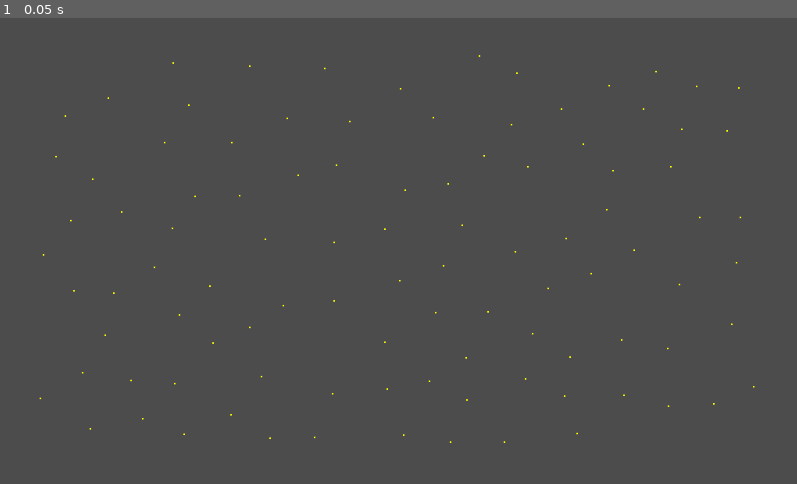
Above: before the commit, frame 1.
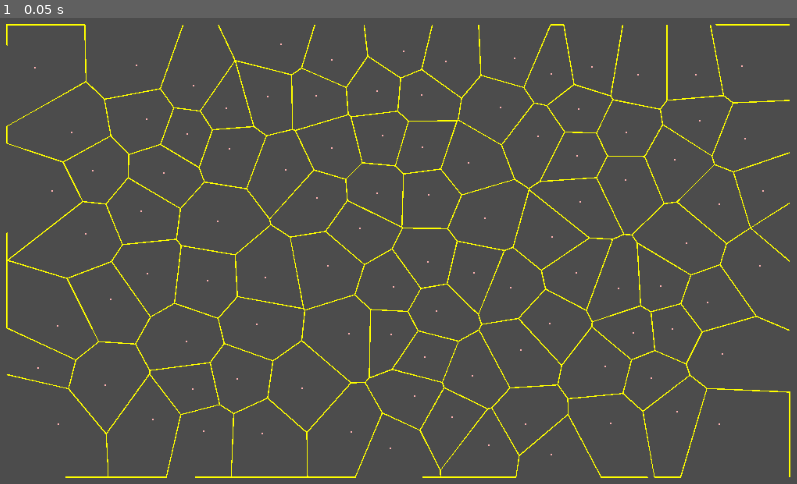
Above: after the commit, the same moment.

Repository: MichaelReel/2DMapGen
Game: Godot game, scene res://Fortunes.tscn
Two runs of this game, one before a commit and one after it. Both use one fixed random seed, a clock stepped at 60 frames per second and the inputs below. This scene is started directly instead of the project's main scene.
Inputs:
- Up to frame 1 (0.05 s): no input

The runs differ from the first frame. In frame 1, 5.4% of the frame differs, in the area x 0-100%, y 1-99%.

Commit message:
Produced the voronoi graph using a somewhat shonky version of fortunes algoritm.

Diff:
--- a/Fortunes.gd
+++ b/Fortunes.gd
@@ -3,20 +3,23 @@
 const POINT_COUNT = 100
 const MIN_PROX = 50
 const MIN_SQRD_PROX = MIN_PROX * MIN_PROX
-const MARGIN = 50
+const MARGIN = 25
 const TRY_LIMIT = 10000
 
 onready var width : int = rect_size.x
 onready var height : int = rect_size.y
-onready var vector_array : VectorArray = VectorArray.new()
+onready var Algorithm = load("res://lib/FortunesVoronoi.gd")
 
-class VectorArray:
+var init_sites : SortedVectorArray
+var result_sites : Array
+
+class SortedVectorArray:
 	var x_sorted : Array = []
 
-	func insert(entry : Vector2) -> bool:
-		var x_ind = x_sorted.bsearch_custom(entry, VectorArray, "_sort_x")
+	func insert(entry : Vector2, enforce_distancing : bool = false) -> bool:
+		var x_ind = x_sorted.bsearch_custom(entry, SortedVectorArray, "_sort_x")
 		# Check proximity to closest along x and y
-		if _local_too_near(entry):
+		if enforce_distancing and _local_too_near(entry):
 			return false
 		# Okay, insert
 		x_sorted.insert(x_ind, entry)
@@ -27,8 +30,8 @@
 
 	func _local_too_near(entry : Vector2) -> bool:
 		# find any other vectors within the given hortz range
-		var x_start_ind = x_sorted.bsearch_custom(entry + Vector2(-MIN_PROX, 0), VectorArray, "_sort_x")
-		var x_end_ind = x_sorted.bsearch_custom(entry + Vector2(MIN_PROX, 0), VectorArray, "_sort_x")
+		var x_start_ind = x_sorted.bsearch_custom(entry + Vector2(-MIN_PROX, 0), self, "_sort_x")
+		var x_end_ind = x_sorted.bsearch_custom(entry + Vector2(MIN_PROX, 0), self, "_sort_x")
 
 		for by_x in x_sorted.slice(x_start_ind, x_end_ind):
 			if _too_near(entry, by_x):
@@ -39,26 +42,15 @@
 		return a.distance_squared_to(b) < MIN_SQRD_PROX
 
 func _ready():
-#	# Create a quick background texture (mostly for debug/contrast)
-#	var imageTexture := ImageTexture.new()
-#	var noise : OpenSimplexNoise = OpenSimplexNoise.new()
-#	var noiseImage : Image = noise.get_image(width, height)
-#	imageTexture.create_from_image(noiseImage)
-#	self.texture = imageTexture
+	init_sites = create_sites(0)
 
-	# First create a set of "sites". Should be random but fairly well spread out
-	var x_extent : int =  width - MARGIN * 2
-	var y_extent : int =  height - MARGIN * 2
-	for _i in range(0, POINT_COUNT):
-		var tries_left : int = POINT_COUNT
-		var inserted : bool = false
-		while not inserted and tries_left > 0:
-			inserted = vector_array.insert(Vector2(MARGIN + randi() % x_extent, MARGIN + randi() % y_extent))
-			tries_left -= 1
-		if tries_left <= 0:
-			print ("Try limit reached, recommend lowering POINT_COUNT or MIN_PROX")
-			break
+	var algorithm = Algorithm.new()
 
+	algorithm.set_bounds_2D(Rect2(Vector2.ZERO, rect_size))
+	result_sites = algorithm.get_voronoi_2D(init_sites.x_sorted)
+
+#	for rsite in result_sites:
+#		rsite.bounds.append(rsite.bounds[0])
 
 func _draw():
 	# Take advantage of the inherited CanvasItem capability
@@ -66,5 +58,24 @@
 	var yellow = Color(1.0, 1.0, 0.0, 1.0)
 	var pink = Color(1.0, 0.7, 0.7, 1.0)
 	# Show points:
-	for p in vector_array.x_sorted:
-		draw_circle(p, 1.5, yellow)
+
+	for rsite in result_sites:
+		draw_circle(rsite.nucleus, 1.5, pink)
+		draw_polyline(rsite.bounds, yellow, 1.5)
+
+func create_sites(rseed : int):
+	seed(rseed)
+	var site_list : SortedVectorArray = SortedVectorArray.new()
+	# Create a set of "sites". Should be random but fairly well spread out
+	var x_extent : int =  width - MARGIN * 2
+	var y_extent : int =  height - MARGIN * 2
+	for _i in range(0, POINT_COUNT):
+		var tries_left : int = POINT_COUNT
+		var inserted : bool = false
+		while not inserted and tries_left > 0:
+			inserted = site_list.insert(Vector2(MARGIN + randi() % x_extent, MARGIN + randi() % y_extent), true)
+			tries_left -= 1
+		if tries_left <= 0:
+			print ("Try limit reached, recommend lowering POINT_COUNT or MIN_PROX")
+			break
+	return site_list
--- a/Fortunes.tscn
+++ b/Fortunes.tscn
@@ -3,8 +3,10 @@
 [ext_resource path="res://Fortunes.gd" type="Script" id=1]
 
 [node name="Fortunes" type="TextureRect"]
-margin_right = 1024.0
-margin_bottom = 600.0
+margin_left = 10.0
+margin_top = 10.0
+margin_right = 1012.0
+margin_bottom = 590.0
 script = ExtResource( 1 )
 __meta__ = {
 "_edit_use_anchors_": false
--- /dev/null
+++ b/lib/FortunesVoronoi.gd
@@ -0,0 +1,718 @@
+extends Node
+
+# Input set of sites as Vector3s with x and z set
+var delaunay_verts = []
+
+var bounds : = AABB(Vector3.ZERO, Vector3.ONE)
+const IMPROVE_SPEED = 1.5
+
+var sweep_loc = bounds.end.z
+var sites = []            # Points - need this?
+var edge_list = []        # VoronoiEdge
+
+var break_points = BreakPointSet.new()
+var arcs = ArcMap.new()
+var events = EventSet.new()
+
+var generation_time = 0.0 # How long does vonoroi take?
+var status_text = ""      # Status text
+
+var surfTool = SurfaceTool.new() # need to generate mesh
+var done = false
+
+func set_bounds_2D(bounds_2d : Rect2):
+	bounds = AABB(Vector3(bounds_2d.position.x, 0.0, bounds_2d.position.y), Vector3(bounds_2d.end.x, 1.0, bounds_2d.end.y))
+
+func get_voronoi_2D(vector_array : Array) -> Array:
+	# Transpose 2D positions into 3D coords
+	for vect in vector_array:
+		delaunay_verts.append(Vector3(vect.x, 0.0, vect.y))
+
+	create_voronoi_graph()
+
+	var results := []
+	for site in sites:
+		var res_site = ResultSite2D.new(Vector2(site.x, site.z))
+		for point in site.bound_verts:
+			res_site.add(Vector2(point.x, point.z))
+		results.append(res_site)
+
+	return results
+
+class ResultSite2D:
+	var nucleus : Vector2
+	var bounds : PoolVector2Array
+
+	func _init(n : Vector2):
+		nucleus = n
+		bounds  = PoolVector2Array()
+
+	func add(vect : Vector2):
+		bounds.append(vect)
+
+class Point:
+	const EPSILON = 0.0000001
+	var x
+	var z
+	var _vect # only create if distance_to gets called
+	func _init(nx, nz):
+		x = nx
+		z = nz
+
+	func compare_to(o):
+		if x == o.x or (is_nan(x) and is_nan(o.x)):
+			if z == o.z: return 0
+			return -1 if z < o.z else 1
+		return -1 if x < o.x else 1
+
+	static func float_equals(a, b):
+		if a == b: return true
+		return abs(a - b) < EPSILON * max(abs(a), abs(b))
+
+	func equals(o):
+		return float_equals(x, o.x) and float_equals(z, o.z)
+
+	func min_z_ordered_compare_to(o):
+		if z < o.z: return 1
+		if z > o.z: return -1
+		if x == o.x: return 0
+		return -1 if x < o.x else 1
+
+	func mid_point(o, set_point):
+		set_point.x = (x + o.x) / 2.0
+		set_point.z = (z + o.z) / 2.0
+		return set_point
+
+	static func ccw(a, b, c):
+		# Returns -1: clockwise, 0: collinear, 1:anti-clockwise
+		var area2 = (b.x - a.x) * (c.z - a.z) - (b.z - a.z) * (c.x - a.x)
+		if area2 < 0:
+			return -1
+		elif area2 > 0:
+			return +1
+		else:
+			return 0
+
+	func distance_to(that):
+		if not _vect: _vect = Vector2(x,z)
+		if not that._vect: that._vect = Vector2(that.x,that.z)
+		return _vect.distance_to(that._vect)
+
+	func get_xz_vertex():
+		return Vector3(x, 0.0, z)
+
+	func _str():
+		return "[" + str(self.get_instance_id()) + ":(" + str(x) + "," + str(z) + ")]"
+
+class Bounds:
+	# Used by site point to check bounds breaches
+	var boundary
+	func _init(bounds : AABB):
+		# The order here might need corrected:
+		boundary = [ \
+			Point.new(bounds.position.x, bounds.position.z), \
+			Point.new(bounds.end.x, bounds.position.z), \
+			Point.new(bounds.end.x, bounds.end.z), \
+			Point.new(bounds.position.x, bounds.end.z) \
+		]
+
+	static func is_inside(a, b, c):
+		return Point.ccw(a, b, c) > 0
+
+	static func intersection(a, b, p, q):
+		var A1 = b.z - a.z
+		var B1 = a.x - b.x
+		var C1 = A1 * a.x + B1 * a.z
+
+		var A2 = q.z - p.z
+		var B2 = p.x - q.x
+		var C2 = A2 * p.x + B2 * p.z
+
+		var det = A1 * B2 - A2 * B1
+		var x = (B2 * C1 - B1 * C2) / det
+		var z = (A1 * C2 - A2 * C1) / det
+
+		return Point.new(x, z)
+
+	func clip_site(site):
+		var result = site.get_edge_vertices()  # becomes input on first iter
+		var blen = len(boundary)
+		var intersected = false
+		for i in blen:
+
+			var vlen = len(result)
+			var input = result
+			result = []
+
+			var A = boundary[(i + blen - 1) % blen]
+			var B = boundary[i]
+
+			for j in vlen:
+				var P = input[(j + vlen -1) % vlen]
+				var Q = input[j]
+
+				if is_inside(A, B, Q):
+					if not is_inside(A, B, P):
+						result.append(intersection(A, B, P, Q))
+						intersected = true
+					result.append(Q)
+				elif is_inside(A, B, P):
+					result.append(intersection(A, B, P, Q))
+					intersected = true
+
+		site.bound_verts = result
+
+class SitePoint:
+	extends Point
+	var site_edges
+	var bound_verts
+
+	func _init(nx, nz).(nx, nz):
+		site_edges = []
+
+	func add_edge(edge):
+		if not site_edges.has(edge):
+			site_edges.append(edge)
+
+	func sort_vertices(a, b):
+		# Probably won't work :-(
+		return Point.ccw(a, b, self) <= 0
+
+	func get_edge_vertices():
+		var vertices = []
+		for edge in site_edges:
+			for point in [edge.p1, edge.p2]:
+				if not vertices.has(point):
+					var ins_ind = vertices.bsearch_custom(point, self, "sort_vertices")
+					vertices.insert(ins_ind, point)
+		return vertices
+
+class Event:
+	var p
+	func _init(point):
+		p = point
+
+	func compare_to(o):
+		return p.min_z_ordered_compare_to(o.p)
+
+class CircleEvent:
+	var p
+	var arc
+	var vert
+	func _init(a, point, v):
+		p = point
+		arc = a
+		vert = v
+
+	func compare_to(o):
+		return p.min_z_ordered_compare_to(o.p)
+
+class ArcKey:
+	static func compare(this, that):
+		var my_left = this.get_left()
+		var my_right = this.get_right()
+		var your_left = that.get_left()
+		var your_right = that.get_right()
+
+		# If one arc contains the query, say they're the same
+		if (that.arc_query or this.arc_query) and\
+				((my_left.x <= your_left.x and my_right.x >= your_right.x) or\
+				(your_left.x <= my_left.x and your_right.x >= my_right.x)):
+			return 0
+
+		if my_left.x == your_left.x and my_right.x == your_right.x:
+			return 0
+		if my_left.x >= your_right.x:
+			return 1
+		if my_right.x <= your_left.x:
+			return -1
+
+		var my_mid = my_left.mid_point(my_right, Point.new(0,0))
+		var your_mid = your_left.mid_point(your_right, Point.new(0,0))
+		return my_mid.compare_to(your_mid)
+
+class ArcQuery:
+	extends ArcKey
+	var p
+	var arc_query = true
+	func _init(point):
+		p = point
+
+	func get_right():
+		return p
+
+	func get_left():
+		return p
+
+	func compare_to(o):
+		return compare(self, o)
+
+class Arc:
+	extends ArcKey
+	var v          # Voronoi Graph - What for ?
+	var left       # BreakPoint
+	var right      # BreakPoint
+	var site
+	var arc_query = false
+	func _init(l, r, s, voronoi):
+		v = voronoi
+		if s:
+			site = s
+		else:
+			left = l
+			right = r
+			site = left.s2 if left else right.s1
+
+	func compare_to(o):
+		return compare(self, o)
+
+	func get_right():
+		if right:
+			return right.get_point()
+		return Point.new(INF, INF)
+
+	func get_left():
+		if left:
+			return left.get_point()
+		return Point.new(-INF, INF)
+
+	func check_circle():
+		if not left or not right:
+			return null
+		if Point.ccw(left.s1, site, right.s2) != -1:
+			return null
+		return left.get_edge().intersection(right.get_edge())
+
+class VoronoiEdge:
+	var site1
+	var site2
+	var m        # - parameters for line edge rests on
+	var b        # /
+	var is_vertical
+	var is_horizontal
+	var p1
+	var p2
+	func _init(s1, s2):
+		site1 = s1
+		site2 = s2
+		site1.add_edge(self)
+		site2.add_edge(self)
+		# Work out the gradient
+		is_vertical = (s1.z == s2.z)
+		is_horizontal = (s1.x == s2.x)
+		var midpoint = s1.mid_point(s2, Point.new(0,0))
+		if is_vertical:
+			m = INF
+			b = 0
+		elif is_horizontal:
+			m = 0
+			b = midpoint.z
+		else:
+			m = -1.0 / ((s1.z - s2.z) / (s1.x - s2.x))
+			b = midpoint.z - m * midpoint.x
+
+	func intersection(that):
+		if m == that.m and b != that.b and is_vertical == that.is_vertical:
+			# No intersection
+			return null
+		if is_horizontal and that.is_horizontal and b != that.b:
+			# Can't intersect either
+			return null
+		var x
+		var z
+		if is_vertical:
+			x = (site1.x + site2.x) / 2.0
+			z = that.m * x + that.b
+		elif that.is_vertical:
+			x = (that.site1.x + that.site2.x) / 2.0
+			z = m * x + b
+		else:
+			x = (that.b - b) / (m - that.m)
+			z = m * x + b
+		return Point.new(x, z)
+
+class BreakPoint:
+	var v               # Voronoi Graph - For the sweep loc ?
+	var s1              # Point
+	var s2              # Point
+	var e               # VoronoiEdge
+	var is_edge_left    # bool
+	var edge_begin      # Point
+	var cache_sweep_loc # float
+	var cache_point     # Point
+	func _init(left, right, edge, edge_left, voronoi):
+		v = voronoi
+		s1 = left
+		s2 = right
+		e = edge
+		is_edge_left = edge_left
+		edge_begin = get_point()
+
+	static func sq(f):
+		return f * f
+
+	func finish(vert):
+		if not vert:
+			vert = get_point()
+		if is_edge_left:
+			e.p1 = vert
+		else:
+			e.p2 = vert
+
+	func get_point():
+		var l = v.sweep_loc
+		if l == cache_sweep_loc:
+			return cache_point
+		cache_sweep_loc = l
+		var x
+		var z
+
+		# Handle grid line cases
+		if s1.z == s2.z:
+			# Handle Horizontal line case - on sweep loc
+			if s1.z == l:
+				x = (s1.x + s2.x) / 2.0
+				z = INF
+			else:
+				# Handle vertical line case
+				x = (s1.x + s2.x) / 2.0
+				# parabola focus-directrix definition ?
+				z = (sq(x - s1.x) + sq(s1.z) - sq(l)) / (2.0 * (s1.z - l))
+		else:
+			# Intersect the line of the edge with the parabola of the higher point
+			var px = s1.x if s1.z > s2.z else s2.x
+			var pz = s1.z if s1.z > s2.z else s2.z
+			var m = e.m
+			var b = e.b
+			var d = 2.0 * (pz - l)
+
+			# Quadratic
+			var A = 1
+			var B = -2 * px - d * m
+			var C = sq(px) + sq(pz) - sq(l) - d * b
+			var sgn = -1 if s1.z > s2.z else 1
+			var det = sq(B) - 4.0 * A * C
+
+			# Fix tiny negative determinant
+			if det <= 0:
+				x = -B / (2.0 * A)
+			else:
+				x = (-B + sgn * sqrt(det)) / (2.0 * A)
+			z = m * x + b
+		cache_point = Point.new(x, z)
+		return cache_point
+
+	func get_edge():
+		return e
+
+class BreakPointSet:
+	# Just allow add remove of break points,
+	# It's a set, so no duplicates
+	var break_points
+	func _init():
+		break_points = []
+
+	func clear():
+		break_points.clear()
+
+	func finish():
+		# Call .finish() on all breakpoints
+		for bp in break_points:
+			bp.finish(null)
+
+	func add(bp):
+		if not break_points.has(bp):
+			break_points.append(bp)
+
+	func remove(bp):
+		break_points.erase(bp)
+
+class Sort:
+	static func sort(a, b):
+		return a.compare_to(b) < 0
+
+class ArcMap:
+	# Maintain a sorted list of arcs
+	# with optional mappings to events
+	var keys
+	var key_values
+	func _init():
+		keys = []
+		key_values = {}
+
+	func clear():
+		keys.clear()
+		key_values.clear()
+
+	func put(arc, event):
+		if not keys.has(arc):
+			var ins_ind = keys.bsearch_custom(arc, Sort, "sort")
+			keys.insert(ins_ind, arc)
+		if event:
+			key_values[arc] = event
+
+	func empty():
+		return keys.empty()
+
+	func size():
+		return len(keys)
+
+	func floor_entry(arc):
+		# Returns an arc associated with the greatest key
+		# less than or equal to the given key,
+		# or null if there is nothing lower.
+		var ins_ind = keys.bsearch_custom(arc, Sort, "sort")
+		if arc.compare_to(keys[ins_ind]) == 0:
+			return keys[ins_ind]
+		elif ins_ind > 0:
+			return keys[ins_ind - 1]
+		return null
+
+	func lower_entry(arc):
+		# Returns an arc associated with the greatest key
+		# strictly less than the given key, or null if there is no such key.
+		var ins_ind = keys.bsearch_custom(arc, Sort, "sort")
+		if ins_ind > 0:
+			return keys[ins_ind - 1]
+		return null
+
+	func higher_entry(arc):
+		# Returns an arc associated with the least key strictly
+		# greater than the given key, or null if there is no such key
+		var ins_ind = keys.bsearch_custom(arc, Sort, "sort", false)
+		if ins_ind >= keys.size():
+			return null
+		return keys[ins_ind]
+
+	func remove(arc):
+		if keys.has(arc):
+			if key_values.has(arc):
+				key_values.erase(arc)
+			keys.erase(arc)
+
+	func value(arc):
+		# Get Event, if one is mapped
+		if key_values.has(arc):
+			return key_values[arc]
+		return null
+
+class EventSet:
+	# TreeSet<Event>
+	var events
+	func _init():
+		events = []
+
+	func clear():
+		events.clear()
+
+	func add(event):
+		if not events.has(event):
+			var ins_ind = events.bsearch_custom(event, Sort, "sort")
+			events.insert(ins_ind, event)
+
+	func remove(event):
+		if events.has(event):
+			events.erase(event)
+
+	func empty():
+		return events.empty()
+
+	func poll_first():
+		return events.pop_front()
+
+func create_voronoi_graph():
+
+	sweep_loc = bounds.end.z
+	sites.clear()
+	edge_list.clear()
+	break_points.clear()
+	arcs.clear()
+	events.clear()
+
+	# Convert delaunay_verts to Points
+	for dv in delaunay_verts:
+		# Check points are valid to begin with
+		if dv.x > bounds.end.x or dv.x < bounds.position.x or dv.z > bounds.end.z or dv.z < bounds.position.z:
+			print ("Invalid input: ", str(dv))
+			return
+		var site = SitePoint.new(dv.x, dv.z)
+		sites.append(site)
+		events.add(Event.new(site))
+
+	# Parse events until the list is empty
+	var e_p = 0
+	while not events.empty():
+		var cur = events.poll_first()
+		sweep_loc = cur.p.z
+		# Handle different events
+		if cur is Event:
+			handle_site_event(cur)
+		elif cur is CircleEvent:
+			handle_circle_event(cur)
+		else:
+			print ("Unknown event type: ", var2str(cur))
+		e_p += 1
+
+	# Handling infinite points
+	sweep_loc = bounds.position.z
+	break_points.finish()
+
+	# Need to remove edges that aren't connected at both ends
+	# Not doing this leaves some terrible artifacts in the graph
+	# Doing this kills off some of the cells on the boundaries,
+	# but is probably the lesser of 2 evils here
+	for edge in edge_list:
+		# for each edge in site, see how many have points that connect to this one
+		var match1 = false
+		var match2 = false
+		for site in [edge.site1, edge.site2]:
+			for o_edge in site.site_edges:
+				if edge == o_edge:
+					continue
+				if edge.p1.equals(o_edge.p1) or edge.p1.equals(o_edge.p2):
+					match1 = true
+				if edge.p2.equals(o_edge.p1) or edge.p2.equals(o_edge.p2):
+					match2 = true
+		if not (match1 and match2):
+			edge.site1.site_edges.erase(edge)
+			edge.site2.site_edges.erase(edge)
+			# print ("removing edge from sites ", str(edge.site1), ", ", str(edge.site2))
+
+	# For each site, tidy up edges that exit the bounds
+	var bounds_edit = Bounds.new(bounds)
+	for site in sites:
+		bounds_edit.clip_site(site)
+
+func handle_site_event(cur):
+	# Deal with first point case
+	if arcs.empty():
+		arcs.put(Arc.new(null, null, cur.p, self), null)
+		return
+
+	# Find the arc above this site
+	var arc_above = arcs.floor_entry(ArcQuery.new(cur.p))
+
+	# Deal with the degenerate case where the first two points are at the same y value
+	if arcs.empty() and abs(arc_above.site.z - cur.p.z) < Point.EPSILON:
+		var new_edge = VoronoiEdge.new(arc_above.site, cur.p)
+		new_edge.p1 = Point.new((cur.p.x + arc_above.site.x) / 2.0, INF)
+		var new_break = BreakPoint.new(arc_above.site, cur.p, new_edge, false, self)
+		break_points.add(new_break)
+		edge_list.append(new_edge)
+		var arc_left = Arc.new(null, new_break, null, self)
+		var arc_right = Arc.new(new_break, null, null, self)
+		arcs.remove(arc_above)
+		arcs.put(arc_left, null)
+		arcs.put(arc_right, null)
+		return
+
+	var false_ce = arcs.value(arc_above)
+	if false_ce:
+		events.remove(false_ce)
+
+	var break_l = arc_above.left
+	var break_r = arc_above.right
+	var new_edge = VoronoiEdge.new(arc_above.site, cur.p)
+	edge_list.append(new_edge)
+	var new_break_l = BreakPoint.new(arc_above.site, cur.p, new_edge, true, self)
+	var new_break_r = BreakPoint.new(cur.p, arc_above.site, new_edge, false, self)
+	break_points.add(new_break_l)
+	break_points.add(new_break_r)
+
+	var arc_left = Arc.new(break_l, new_break_l, null, self)
+	var center = Arc.new(new_break_l, new_break_r, null, self)
+	var arc_right = Arc.new(new_break_r, break_r, null, self)
+
+	arcs.remove(arc_above)
+	arcs.put(arc_left, null)
+	arcs.put(center, null)
+	arcs.put(arc_right, null)
+
+	check_for_circle_event(arc_left)
+	check_for_circle_event(arc_right)
+
+func handle_circle_event(ce):
+	arcs.remove(ce.arc)
+	ce.arc.left.finish(ce.vert)
+	ce.arc.right.finish(ce.vert)
+	break_points.remove(ce.arc.left)
+	break_points.remove(ce.arc.right)
+
+	var entry_right = arcs.higher_entry(ce.arc)
+	var entry_left = arcs.lower_entry(ce.arc)
+	var arc_right = null
+	var arc_left = null
+	var ce_arc_left = ce.arc.get_left() # Arc.left is breakpoint Arc.get_left is Point
+	var cocircular_junction = ce.arc.get_right().equals(ce_arc_left)
+
+	if entry_right:
+		arc_right = entry_right
+		while cocircular_junction and arc_right.get_right().equals(ce_arc_left):
+			arcs.remove(arc_right)
+			arc_right.left.finish(ce.vert)
+			arc_right.right.finish(ce.vert)
+			break_points.remove(arc_right.left)
+			break_points.remove(arc_right.right)
+
+			var false_ce = arcs.value(entry_right)
+			if false_ce:
+				events.remove(false_ce)
+
+			entry_right = arcs.higher_entry(arc_right)
+			arc_right = entry_right
+
+		var false_ce = arcs.value(entry_right)
+		if false_ce:
+			events.remove(false_ce)
+			arcs.put(arc_right, null)
+
+	if entry_left:
+		arc_left = entry_left
+		while cocircular_junction and arc_left.get_left().equals(ce_arc_left):
+			arcs.remove(arc_left)
+			arc_left.left.finish(ce.vert)
+			arc_left.right.finish(ce.vert)
+			break_points.remove(arc_left.left)
+			break_points.remove(arc_left.right)
+
+			var false_ce = arcs.value(entry_left)
+			if false_ce:
+				events.remove(false_ce)
+
+			entry_left = arcs.lower_entry(arc_left)
+			arc_left = entry_left
+
+		var false_ce = arcs.value(entry_left)
+		if false_ce:
+			events.remove(false_ce)
+			arcs.put(arc_left, null)
+
+	var e = VoronoiEdge.new(arc_left.right.s1, arc_right.left.s2)
+	edge_list.append(e)
+
+	# Edges that take a right turn are above the current point
+	var turns_left = 1 == Point.ccw(arc_left.right.edge_begin, ce.p, arc_right.left.edge_begin)
+	# If turns left, then below this point -> the slow is negative then vertex is left
+	var is_left_point = e.m < 0 if turns_left else e.m > 0
+	if is_left_point:
+		e.p1 = ce.vert
+	else:
+		e.p2 = ce.vert
+
+	var new_bp = BreakPoint.new(arc_left.right.s1, arc_right.left.s2, e, not is_left_point, self)
+	break_points.add(new_bp)
+
+	arc_right.left = new_bp
+	arc_left.right = new_bp
+
+	check_for_circle_event(arc_left)
+	check_for_circle_event(arc_right)
+
+func check_for_circle_event(a):
+	var circle_center = a.check_circle()
+	if circle_center:
+		var radius = a.site.distance_to(circle_center)
+		var circle_event_point = Point.new(circle_center.x, circle_center.z - radius)
+		var ce = CircleEvent.new(a, circle_event_point, circle_center)
+		arcs.put(a, ce)
+		events.add(ce)
